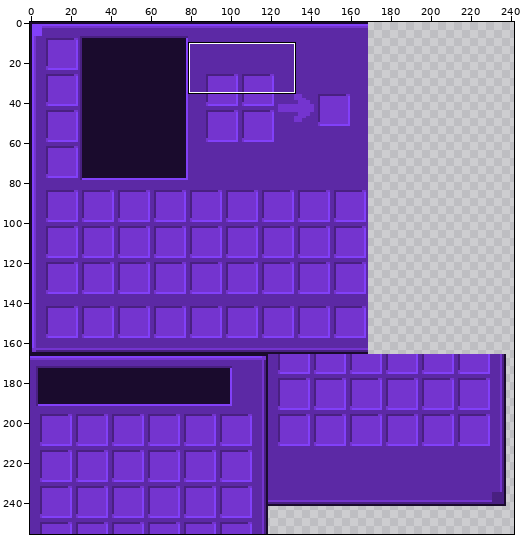
Edited in one commit: sprite sheet (gui/creative.png). Above: a wide view before the commit, with the close-up outlined.
Close-up. As it was:
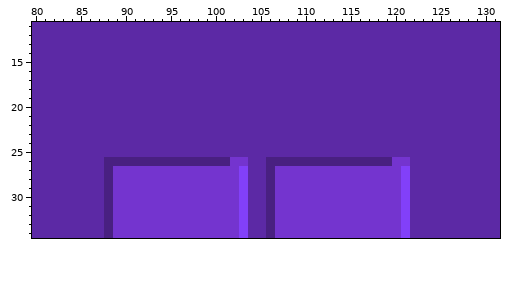
The file is 256x256 pixels. Shown: x 80..131, y 11..34. The wide view leaves out empty margins.
And afterwards:
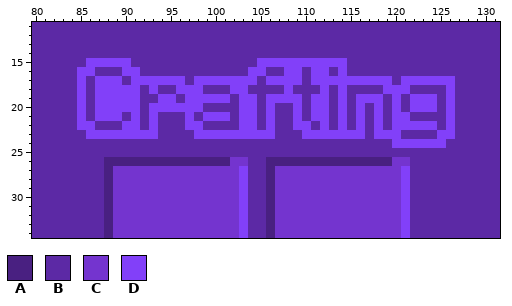
Palette (. is transparent): A #492081  B #5c29a5  C #7434cf  D #8240f9
Difference:
y 15: x 86..90 BBBBB -> DDDDD; x 105..114 BBBBBBBBBB -> DDDDDDDDDD
y 16: x 85..86 BB -> DD; x 90..91 BB -> DD; x 104..105 BB -> DD; x 108..109 BB -> DD; x 111..112 BB -> DD; x 114 B -> D
y 17: x 85 B -> D; x 87..89 BBB -> DDD; x 91..96 BBBBBB -> DDDDDD; x 98..104 BBBBBBB -> DDDDDDD; x 106..109 BBBB -> DDDD; x 111..119 BBBBBBBBB -> DDDDDDDDD; x 121..126 BBBBBB -> DDDDDD
y 18: x 85 B -> D; x 87..91 BBBBB -> DDDDD; x 93 B -> D; x 96..98 BBB -> DDD; x 102..103 BB -> DD; x 108 B -> D; x 112 B -> D; x 114 B -> D; x 119..121 BBB -> DDD; x 126 B -> D
y 19: x 85 B -> D; x 87..91 BBBBB -> DDDDD; x 94..95 BB -> DD; x 97..101 BBBBB -> DDDDD; x 103..104 BB -> DD; x 106..109 BBBB -> DDDD; x 111..112 BB -> DD; x 114 B -> D; x 116..118 BBB -> DDD; x 120 B -> D; x 122..124 BBB -> DDD; x 126 B -> D
y 20: x 85 B -> D; x 87..91 BBBBB -> DDDDD; x 93..98 BBBBBB -> DDDDDD; x 103..104 BB -> DD; x 106 B -> D; x 109 B -> D; x 111..112 BB -> DD; x 114 B -> D; x 116 B -> D; x 118 B -> D; x 120 B -> D; x 122..124 BBB -> DDD; x 126 B -> D
y 21: x 85 B -> D; x 87..89 BBB -> DDD; x 91 B -> D; x 93 B -> D; x 97 B -> D; x 99..101 BBB -> DDD; x 103..104 BB -> DD; x 106 B -> D; x 109 B -> D; x 111..112 BB -> DD; x 114 B -> D; x 116 B -> D; x 118 B -> D; x 120..121 BB -> DD; x 126 B -> D
y 22: x 85..86 BB -> DD; x 90..91 BB -> DD; x 93 B -> D; x 97..98 BB -> DD; x 103..104 BB -> DD; x 106 B -> D; x 109..110 BB -> DD; x 112 B -> D; x 114 B -> D; x 116 B -> D; x 118 B -> D; x 120..124 BBBBB -> DDDDD; x 126 B -> D
y 23: x 86..93 BBBBBBBB -> DDDDDDDD; x 98..106 BBBBBBBBB -> DDDDDDDDD; x 110..116 BBBBBBB -> DDDDDDD; x 118..120 BBB -> DDD; x 125..126 BB -> DD
y 24: x 120..125 BBBBBB -> DDDDDD
Changed places in both close-ups, as pixel boxes (x1, y1, x2, y2):
changed: (77, 58, 455, 148)
